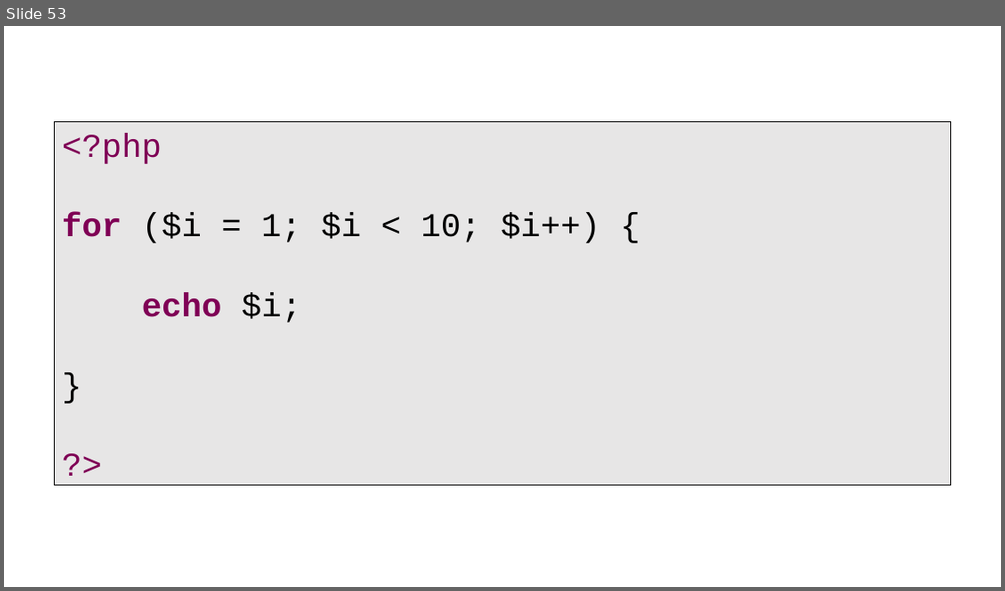
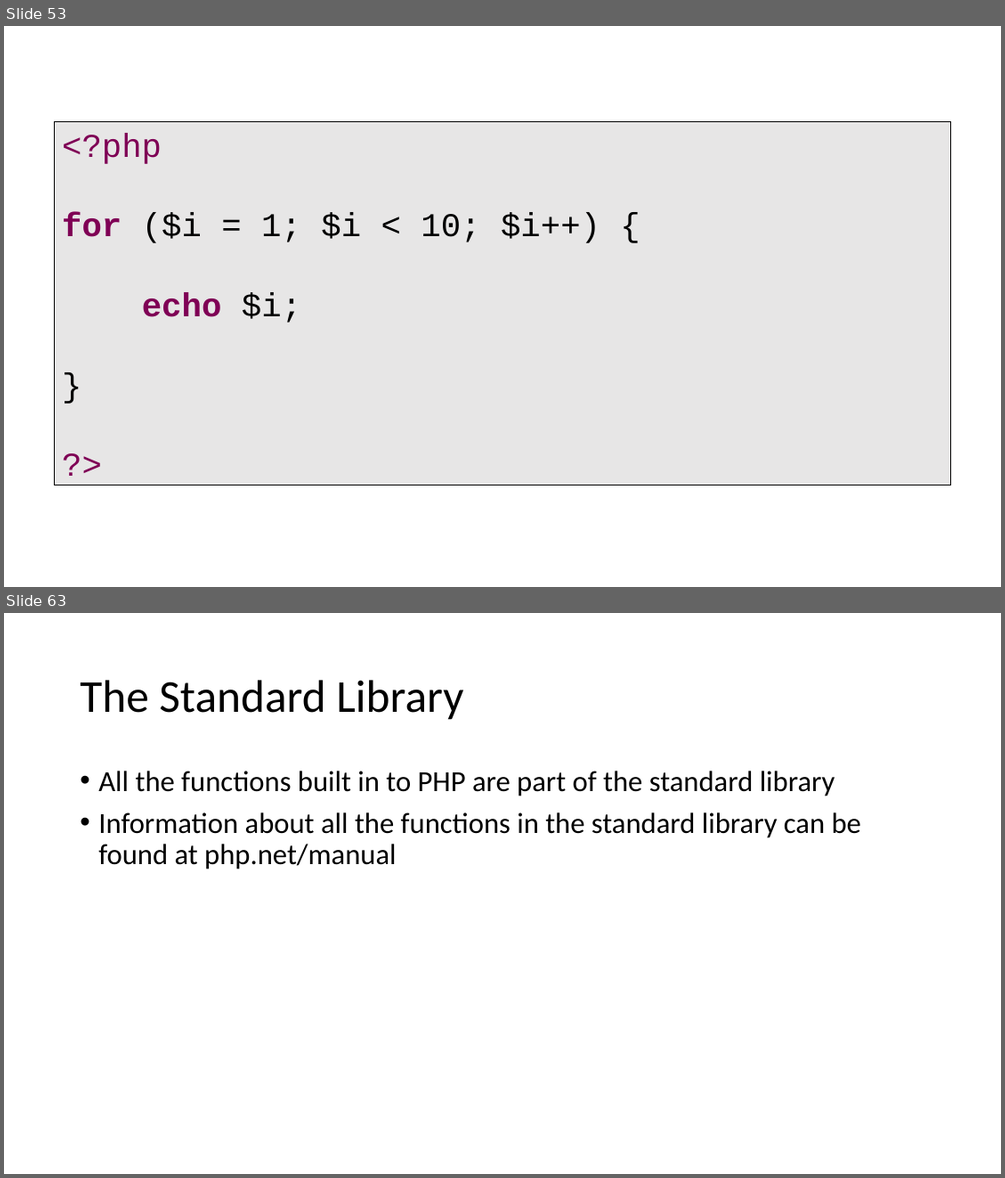
Before and after one commit to PHPEmbark/curriculum, a slide deck: course/1 - Basic Programming/Basics Of Programming.pptx. Shown one above the other, each under a label of ours: slide 53 before the commit, slides 53 and 63 after it; the slides between them are not shown. The pictures are 1005x591 and 1005x1178 pixels, drawn with LibreOffice and Linux fonts; fonts in the diff are those of the drawing. Boxes give left, top, right and bottom in pixels: in the first picture for what was removed or moved away, otherwise in the second. Text is boxed around its words. In the diff, an @@ line names an element or a change of style, - is before the commit and + after.

Commit message:
Moar powerpoint
Functions and files.

```diff
--- a/course/1 - Basic Programming/Basics Of Programming.pptx
+++ b/course/1 - Basic Programming/Basics Of Programming.pptx
@@ slide 63 added at (4,613,1001,1174), background #FFFFFF @@
@@ title added at (80,680,463,720), 44 pt, text #000000 @@
+The Standard Library
@@ text added at (98,771,861,869), 28 pt, text #000000 @@
+• All the functions built in to PHP are part of the standard library
+• Information about all the functions in the standard library can be found at php.net/manual
```
Also in this commit, not shown: 17 other slides added.
